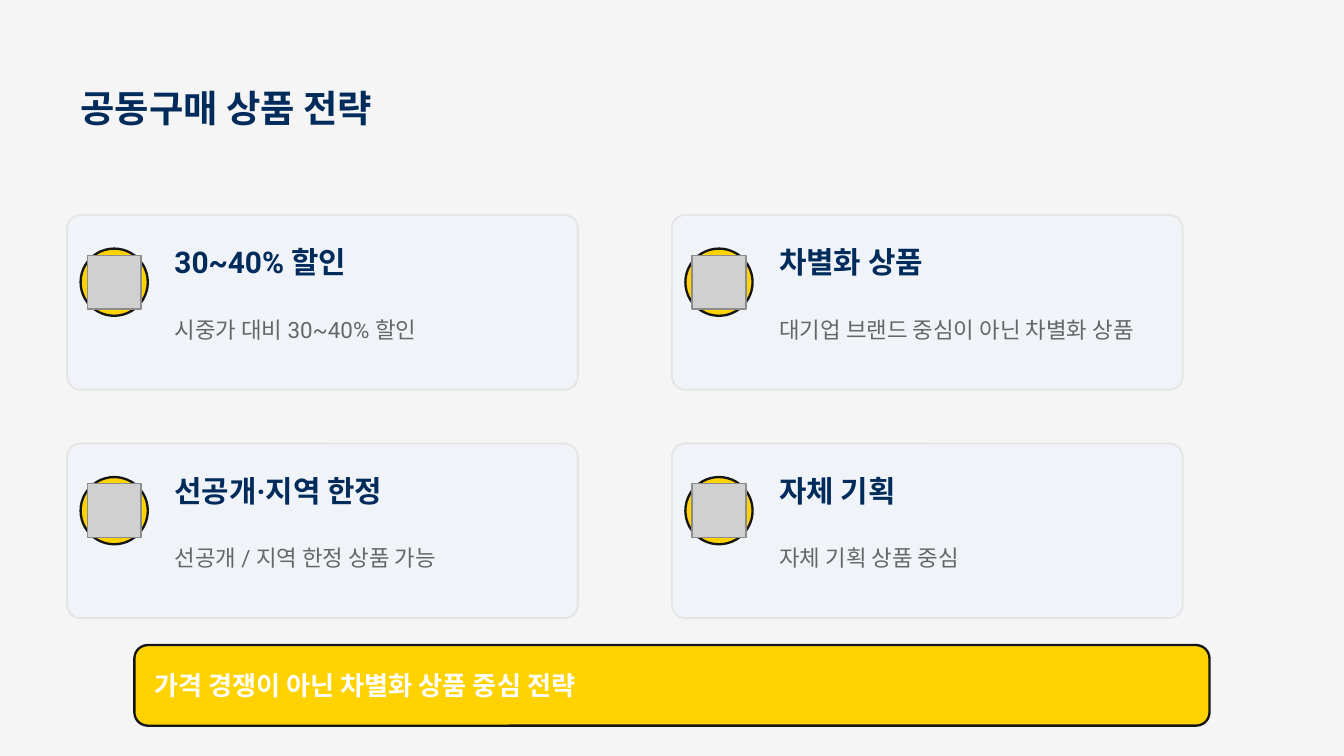
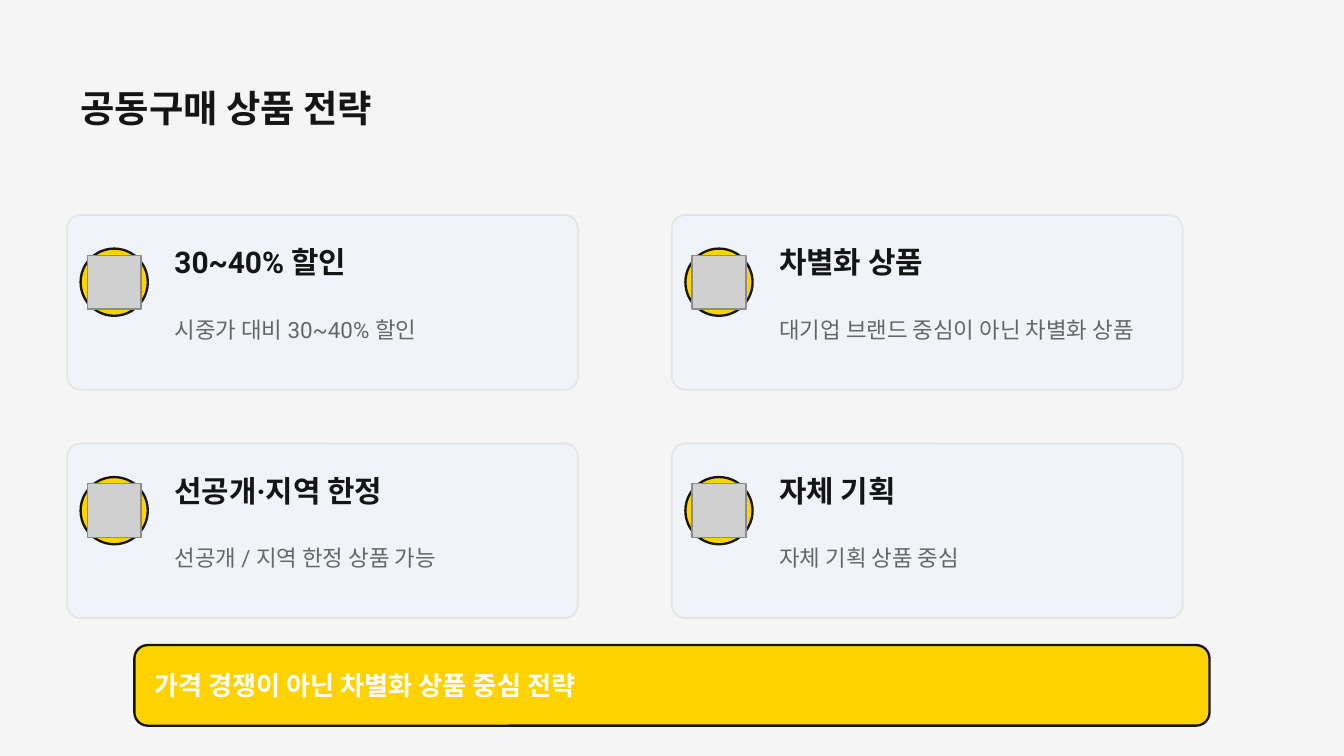
Before and after one commit to dhch777-maker/gagyebu, a slide deck: slide 8 of EMART/이마트에브리데이_사업제안서_v3_260301.pptx. Drawn at 1344x756 pixels with LibreOffice and Linux fonts; fonts in the diff are those of the drawing; grey boxes stand for pictures. Boxes give left, top, right and bottom in pixels: in the first picture for what was removed or moved away, otherwise in the second. Text is boxed around its words. In the diff, an @@ line names an element or a change of style, - is before the commit and + after.

```diff
--- a/EMART/이마트에브리데이_사업제안서_v3_260301.pptx
+++ b/EMART/이마트에브리데이_사업제안서_v3_260301.pptx
@@ text colour #002B5B to #151515 in 5 elements at [80,90,373,126], [174,248,347,276], [779,248,923,276], [174,477,382,505], [779,477,896,505] @@
```
Also in this commit, not shown: 13 other slides changed, 2 other files.
